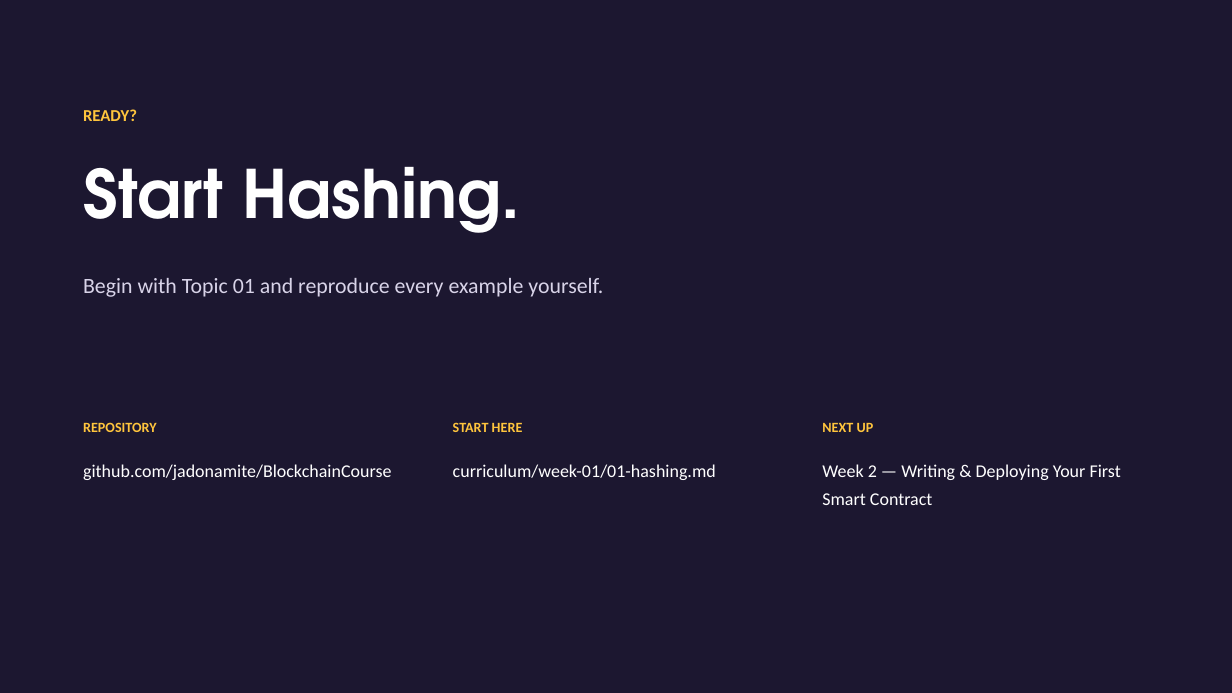
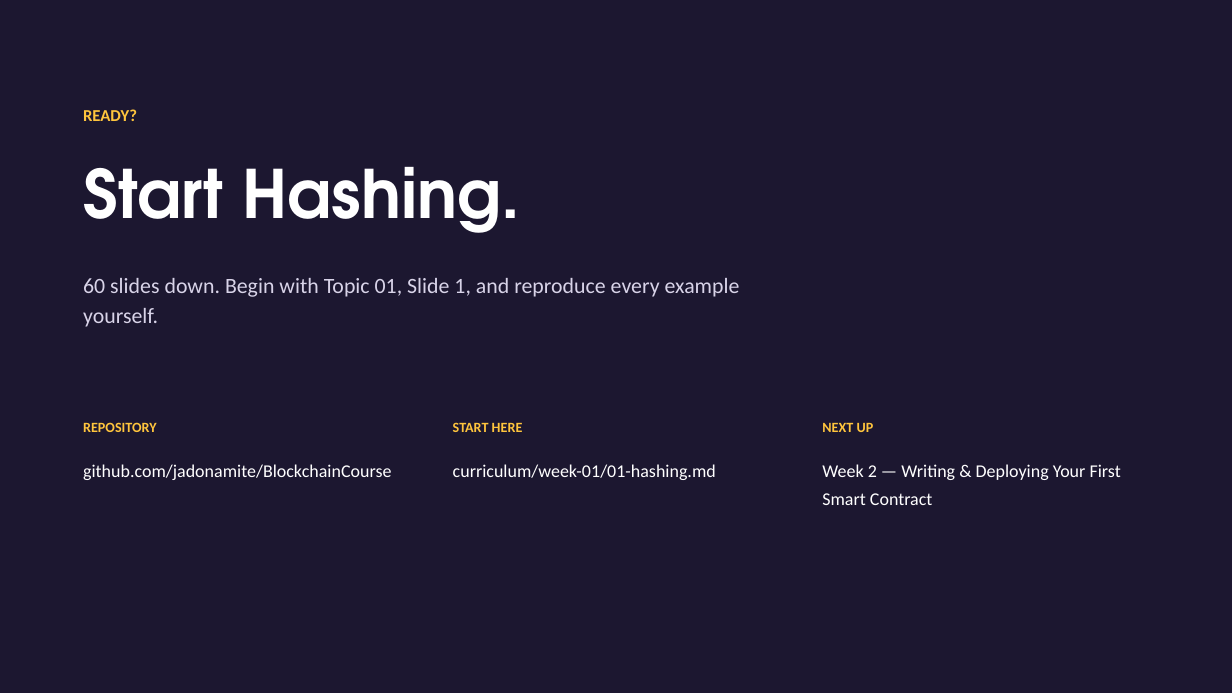
Before and after one commit to jadonamite/BlockchainCourse, a slide deck: slide 63 of curriculum/week-01/week01-slides.pptx (slide 22 before the commit). Drawn at 1232x693 pixels with LibreOffice and Linux fonts; fonts in the diff are those of the drawing. Boxes give left, top, right and bottom in pixels: in the first picture for what was removed or moved away, otherwise in the second. Text is boxed around its words. In the diff, an @@ line names an element or a change of style, - is before the commit and + after.

```diff
--- a/curriculum/week-01/week01-slides.pptx
+++ b/curriculum/week-01/week01-slides.pptx
@@ text at (83, 278, 740, 327): text changed @@
-Begin with Topic 01 and reproduce every example yourself.
+60 slides down. Begin with Topic 01, Slide 1, and reproduce every example yourself.
```
Also in this commit, not shown: 9 other slides changed, 53 slides added, 12 slides removed.
